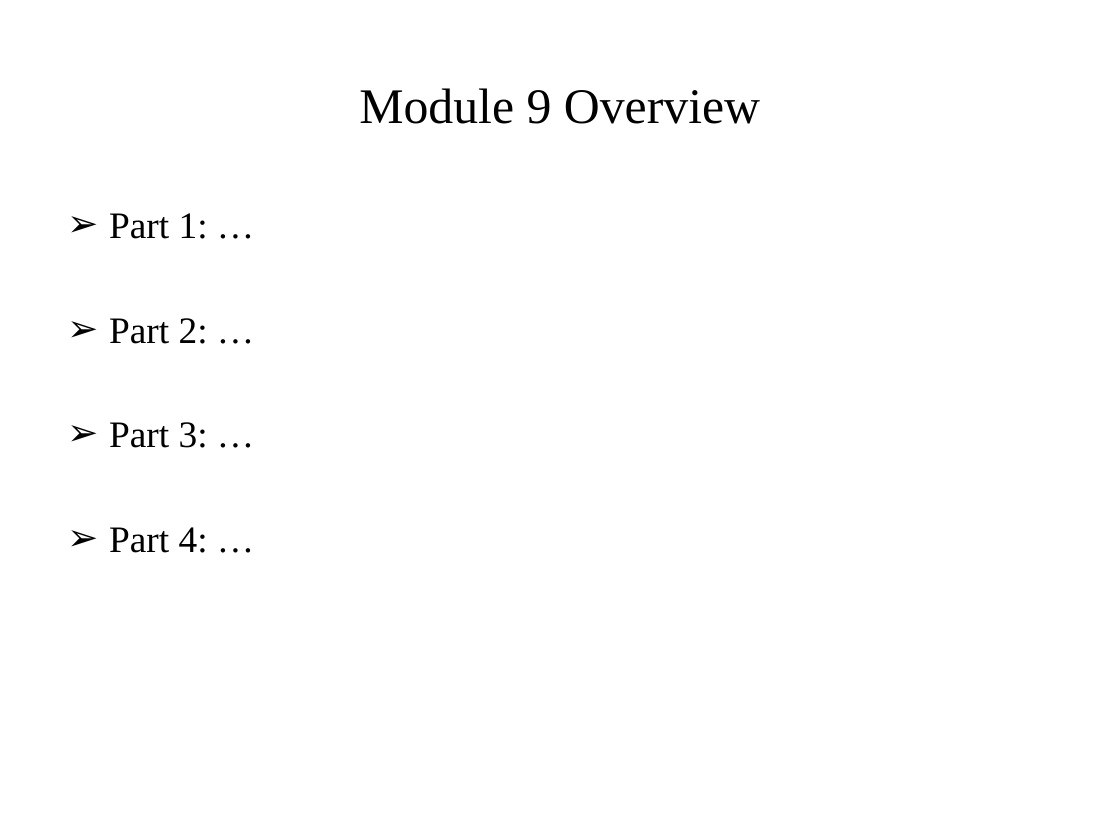
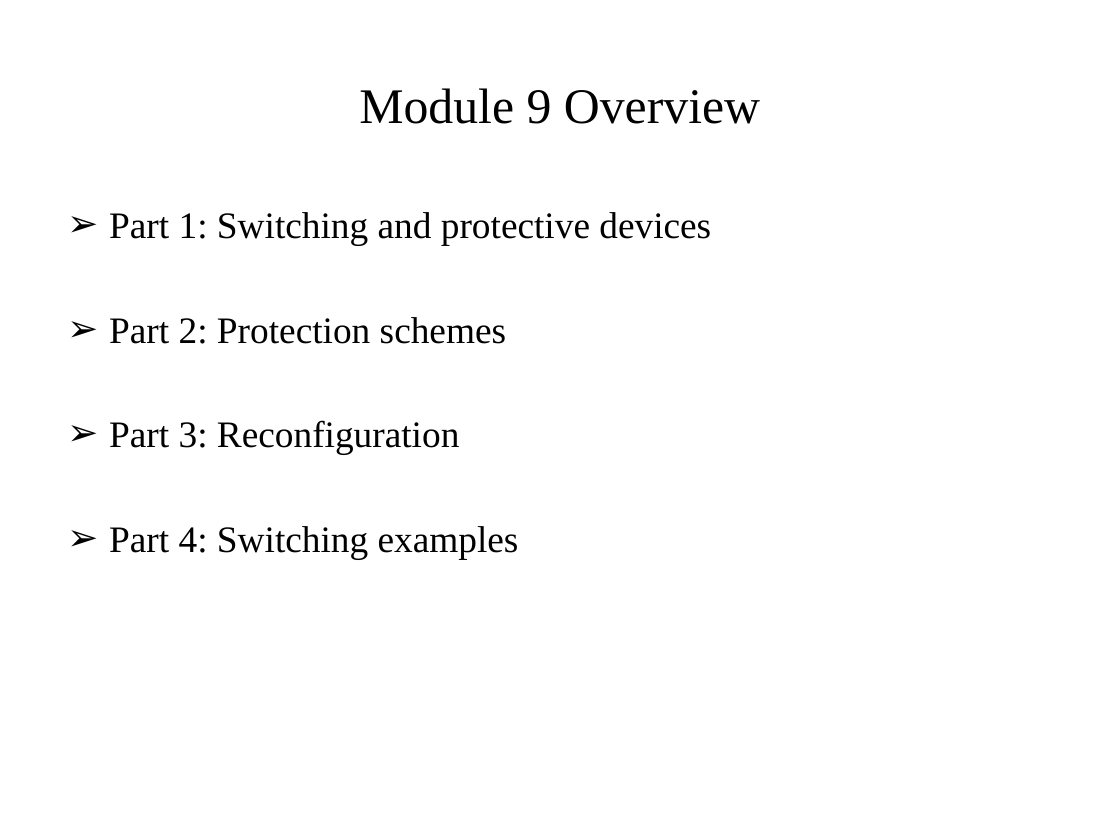
Before and after one commit to gridlab-d/course, a slide deck: slide 2 of University of Washington Class/Module 9 - Automated switching and reconfiguration.pptx. Drawn at 1120x840 pixels with LibreOffice and Linux fonts; fonts in the diff are those of the drawing. Boxes give left, top, right and bottom in pixels: in the first picture for what was removed or moved away, otherwise in the second. Text is boxed around its words. In the diff, an @@ line names an element or a change of style, - is before the commit and + after.

Commit message:
Updated Slides

```diff
--- a/University of Washington Class/Module 9 - Automated switching and reconfiguration.pptx
+++ b/University of Washington Class/Module 9 - Automated switching and reconfiguration.pptx
@@ text at (109,212,711,559): text changed @@
-➢ Part 1: …
-➢ Part 2: …
-➢ Part 3: …
-➢ Part 4: …
+➢ Part 1: Switching and protective devices
+➢ Part 2: Protection schemes
+➢ Part 3: Reconfiguration
+➢ Part 4: Switching examples
```
Also in this commit, not shown: 1 other slide changed, 5 slides added, 1 slide removed.
